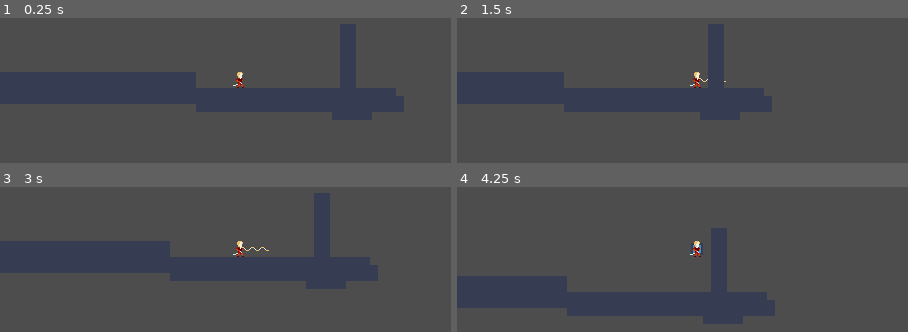
Above: before the commit, frames 1-4 (two rows, left to right).
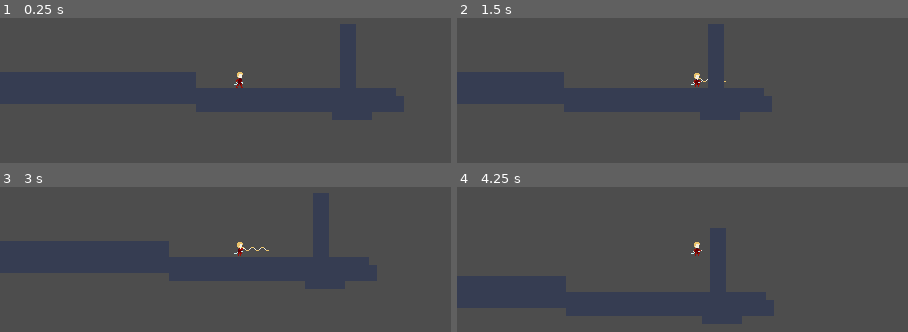
Above: after the commit, the same moments.

Repository: Zac707/into-the-night
Game: Godot game, scene res://Scenes/test_scene.tscn
The game is run twice, just before and just after one commit, with the same random seed, the same clock (stepped at 60 frames per second) and the same inputs. The project has no main scene, so this scene is started directly. The engine's default icon, where the game draws it, is replaced by a stand-in: a white triangle on a blue panel in a dark square.
Inputs (mouse positions are in pixels of both pictures, inside the frame that each line leads up to):
- Up to frame 1 (0.25 s): no input
- Up to frame 2 (1.5 s): tap Enter at 0.5 s; move the mouse to (804, 65) at 0.52 s; hold Right (right) from 0.53 s (still down); tap Space (jump) at 0.6, 0.77, 1.07 s; move the mouse to (601, 93) at 1.27 s; click (601, 93) at 1.35 s
- Up to frame 3 (3 s): tap Space (jump) at 1.52, 1.55, 1.82, 2.1 s; move the mouse to (288, 189) at 2.02 s; release Right (right) at 2.03 s; hold Left (left) 2.03-2.78 s; move the mouse to (216, 303) at 2.77 s; hold Right (right) from 2.78 s (still down); click (216, 303) at 2.85 s
- Up to frame 4 (4.25 s): keep holding Right (right); tap Space (jump) at 3.02, 3.05, 3.32, 3.6, 3.77, 4.07 s; move the mouse to (840, 289) at 3.52 s

The runs differ from the first frame. In frame 1, less than 0.1% of the frame differs, in the area x 51-55%, y 37-49%; in frame 2, 0.1%; in frame 3, 0.1%; in frame 4, 0.1%.

Commit message:
rudimentäres Animationssystem hinzugefügt
Freeze bei noch nicht exisierenden Animationen die abgefragt werden (nach links). Alle außer Attack haben noch keine Richtungsbestimmung. Hook und Walljump müssen jeweils in Phasen aufgeteilt werden, damit die Animation Sinn ergibt

Diff:
--- a/Scenes/player_test.tscn
+++ b/Scenes/player_test.tscn
@@ -2,8 +2,8 @@
 
 [ext_resource type="Script" uid="uid://b0p8xkarp2jqr" path="res://Scripts/player_test.gd" id="1_mnirw"]
 [ext_resource type="Texture2D" uid="uid://h0kulcf6uu6a" path="res://icon.svg" id="2_8dx66"]
-[ext_resource type="Texture2D" uid="uid://camq16ifbcen7" path="res://Assets/char_idle.png" id="2_mnirw"]
 [ext_resource type="PackedScene" uid="uid://dw0p11nvbd1vu" path="res://Scenes/hook_test.tscn" id="3_psp7o"]
+[ext_resource type="Texture2D" uid="uid://e7mjwon4by0j" path="res://Assets/Main_Char-Sheet.png" id="3_qki6r"]
 [ext_resource type="Script" uid="uid://dw8iif45yptk" path="res://Scripts/pivot.gd" id="3_wln50"]
 [ext_resource type="Script" uid="uid://ccirysva1gbnx" path="res://Scripts/state_machine.gd" id="5_wln50"]
 [ext_resource type="Script" uid="uid://bqe1mfvswyh1g" path="res://Scripts/Player States/player_idle.gd" id="6_lbtjm"]
@@ -22,38 +22,15 @@
 [sub_resource type="CanvasItemMaterial" id="CanvasItemMaterial_qki6r"]
 
 [sub_resource type="RectangleShape2D" id="RectangleShape2D_e0b2u"]
-size = Vector2(6, 14)
+size = Vector2(5, 14)
 
 [sub_resource type="CapsuleShape2D" id="CapsuleShape2D_8dx66"]
 radius = 4.0
 height = 14.0
 
 [sub_resource type="CapsuleShape2D" id="CapsuleShape2D_qki6r"]
-radius = 3.0
+radius = 2.0
 height = 14.0
-
-[sub_resource type="Animation" id="Animation_qki6r"]
-resource_name = "Attack"
-length = 0.25
-tracks/0/type = "method"
-tracks/0/imported = false
-tracks/0/enabled = true
-tracks/0/path = NodePath("../../StateMachine/PlayerAttack")
-tracks/0/interp = 1
-tracks/0/loop_wrap = true
-tracks/0/keys = {
-"times": PackedFloat32Array(0.25),
-"transitions": PackedFloat32Array(1),
-"values": [{
-"args": [],
-"method": &"attack_finished"
-}]
-}
-
-[sub_resource type="AnimationLibrary" id="AnimationLibrary_prfrf"]
-_data = {
-&"Attack": SubResource("Animation_qki6r")
-}
 
 [sub_resource type="AnimationNodeBlendSpace2D" id="AnimationNodeBlendSpace2D_67lvd"]
 
@@ -96,6 +73,303 @@
 states/Run/position = Vector2(402, 212)
 transitions = ["Idle", "Jump", SubResource("AnimationNodeStateMachineTransition_g3wa8"), "Idle", "Run", SubResource("An …(342 unchanged characters)…
 
+[sub_resource type="Animation" id="Animation_prfrf"]
+resource_name = "Aerial_Attack_Down"
+length = 0.3
+tracks/0/type = "value"
+tracks/0/imported = false
+tracks/0/enabled = true
+tracks/0/path = NodePath("PlayerSprite:frame")
+tracks/0/interp = 1
+tracks/0/loop_wrap = true
+tracks/0/keys = {
+"times": PackedFloat32Array(0, 0.15),
+"transitions": PackedFloat32Array(1, 1),
+"update": 0,
+"values": [14, 15]
+}
+tracks/1/type = "method"
+tracks/1/imported = false
+tracks/1/enabled = true
+tracks/1/path = NodePath("StateMachine/PlayerAttack")
+tracks/1/interp = 1
+tracks/1/loop_wrap = true
+tracks/1/keys = {
+"times": PackedFloat32Array(0.3),
+"transitions": PackedFloat32Array(1),
+"values": [{
+"args": [],
+"method": &"attack_finished"
+}]
+}
+
+[sub_resource type="Animation" id="Animation_67lvd"]
+resource_name = "Aerial_Attack_Right"
+length = 0.3
+tracks/0/type = "value"
+tracks/0/imported = false
+tracks/0/enabled = true
+tracks/0/path = NodePath("PlayerSprite:frame")
+tracks/0/interp = 1
+tracks/0/loop_wrap = true
+tracks/0/keys = {
+"times": PackedFloat32Array(0, 0.15),
+"transitions": PackedFloat32Array(1, 1),
+"update": 0,
+"values": [12, 13]
+}
+tracks/1/type = "method"
+tracks/1/imported = false
+tracks/1/enabled = true
+tracks/1/path = NodePath("StateMachine/PlayerAttack")
+tracks/1/interp = 1
+tracks/1/loop_wrap = true
+tracks/1/keys = {
+"times": PackedFloat32Array(0.3),
+"transitions": PackedFloat32Array(1),
+"values": [{
+"args": [],
+"method": &"attack_finished"
+}]
+}
+
+[sub_resource type="Animation" id="Animation_sduab"]
+resource_name = "Aerial_Attack_Up"
+length = 0.3
+tracks/0/type = "value"
+tracks/0/imported = false
+tracks/0/enabled = true
+tracks/0/path = NodePath("PlayerSprite:frame")
+tracks/0/interp = 1
+tracks/0/loop_wrap = true
+tracks/0/keys = {
+"times": PackedFloat32Array(0, 0.15),
+"transitions": PackedFloat32Array(1, 1),
+"update": 0,
+"values": [10, 11]
+}
+tracks/1/type = "method"
+tracks/1/imported = false
+tracks/1/enabled = true
+tracks/1/path = NodePath("StateMachine/PlayerAttack")
+tracks/1/interp = 1
+tracks/1/loop_wrap = true
+tracks/1/keys = {
+"times": PackedFloat32Array(0.3),
+"transitions": PackedFloat32Array(1),
+"values": [{
+"args": [],
+"method": &"attack_finished"
+}]
+}
+
+[sub_resource type="Animation" id="Animation_e0rbb"]
+resource_name = "Aerial_Hookshot"
+length = 0.3
+tracks/0/type = "value"
+tracks/0/imported = false
+tracks/0/enabled = true
+tracks/0/path = NodePath("PlayerSprite:frame")
+tracks/0/interp = 1
+tracks/0/loop_wrap = true
+tracks/0/keys = {
+"times": PackedFloat32Array(0, 0.16666667),
+"transitions": PackedFloat32Array(1, 1),
+"update": 0,
+"values": [21, 22]
+}
+
+[sub_resource type="Animation" id="Animation_tvrp7"]
+resource_name = "Attack_Right"
+length = 0.3
+tracks/0/type = "value"
+tracks/0/imported = false
+tracks/0/enabled = true
+tracks/0/path = NodePath("PlayerSprite:frame")
+tracks/0/interp = 1
+tracks/0/loop_wrap = true
+tracks/0/keys = {
+"times": PackedFloat32Array(0, 0.15),
+"transitions": PackedFloat32Array(1, 1),
+"update": 0,
+"values": [6, 7]
+}
+tracks/1/type = "method"
+tracks/1/imported = false
+tracks/1/enabled = true
+tracks/1/path = NodePath("StateMachine/PlayerAttack")
+tracks/1/interp = 1
+tracks/1/loop_wrap = true
+tracks/1/keys = {
+"times": PackedFloat32Array(0.3),
+"transitions": PackedFloat32Array(1),
+"values": [{
+"args": [],
+"method": &"attack_finished"
+}]
+}
+
+[sub_resource type="Animation" id="Animation_1klfb"]
+resource_name = "Attack_Up"
+length = 0.3
+tracks/0/type = "value"
+tracks/0/imported = false
+tracks/0/enabled = true
+tracks/0/path = NodePath("PlayerSprite:frame")
+tracks/0/interp = 1
+tracks/0/loop_wrap = true
+tracks/0/keys = {
+"times": PackedFloat32Array(0, 0.15),
+"transitions": PackedFloat32Array(1, 1),
+"update": 0,
+"values": [8, 9]
+}
+tracks/1/type = "method"
+tracks/1/imported = false
+tracks/1/enabled = true
+tracks/1/path = NodePath("StateMachine/PlayerAttack")
+tracks/1/interp = 1
+tracks/1/loop_wrap = true
+tracks/1/keys = {
+"times": PackedFloat32Array(0.3),
+"transitions": PackedFloat32Array(1),
+"values": [{
+"args": [],
+"method": &"attack_finished"
+}]
+}
+
+[sub_resource type="Animation" id="Animation_oy2dr"]
+resource_name = "Fall"
+length = 0.15
+loop_mode = 1
+tracks/0/type = "value"
+tracks/0/imported = false
+tracks/0/enabled = true
+tracks/0/path = NodePath("PlayerSprite:frame")
+tracks/0/interp = 0
+tracks/0/loop_wrap = true
+tracks/0/keys = {
+"times": PackedFloat32Array(0),
+"transitions": PackedFloat32Array(1),
+"update": 0,
+"values": [18]
+}
+
+[sub_resource type="Animation" id="Animation_q526i"]
+resource_name = "Hookshot"
+length = 0.3
+tracks/0/type = "value"
+tracks/0/imported = false
+tracks/0/enabled = true
+tracks/0/path = NodePath("PlayerSprite:frame")
+tracks/0/interp = 1
+tracks/0/loop_wrap = true
+tracks/0/keys = {
+"times": PackedFloat32Array(0, 0.16666667),
+"transitions": PackedFloat32Array(1, 1),
+"update": 0,
+"values": [20, 22]
+}
+
+[sub_resource type="Animation" id="Animation_g3wa8"]
+resource_name = "Idle"
+length = 0.3
+loop_mode = 1
+tracks/0/type = "value"
+tracks/0/imported = false
+tracks/0/enabled = true
+tracks/0/path = NodePath("PlayerSprite:frame")
+tracks/0/interp = 1
+tracks/0/loop_wrap = true
+tracks/0/keys = {
+"times": PackedFloat32Array(0, 0.15),
+"transitions": PackedFloat32Array(1, 1),
+"update": 0,
+"values": [0, 1]
+}
+
+[sub_resource type="Animation" id="Animation_hlwpc"]
+resource_name = "Jump"
+length = 0.45
+tracks/0/type = "value"
+tracks/0/imported = false
+tracks/0/enabled = true
+tracks/0/path = NodePath("PlayerSprite:frame")
+tracks/0/interp = 0
+tracks/0/loop_wrap = true
+tracks/0/keys = {
+"times": PackedFloat32Array(0, 0.15, 0.3),
+"transitions": PackedFloat32Array(1, 1, 1),
+"update": 1,
+"values": [16, 17, 18]
+}
+
+[sub_resource type="Animation" id="Animation_aeet5"]
+length = 0.001
+tracks/0/type = "value"
+tracks/0/imported = false
+tracks/0/enabled = true
+tracks/0/path = NodePath("PlayerSprite:frame")
+tracks/0/interp = 1
+tracks/0/loop_wrap = true
+tracks/0/keys = {
+"times": PackedFloat32Array(0),
+"transitions": PackedFloat32Array(1),
+"update": 1,
+"values": [0]
+}
+
+[sub_resource type="Animation" id="Animation_d8csw"]
+resource_name = "Run"
+length = 0.6
+loop_mode = 1
+tracks/0/type = "value"
+tracks/0/imported = false
+tracks/0/enabled = true
+tracks/0/path = NodePath("PlayerSprite:frame")
+tracks/0/interp = 0
+tracks/0/loop_wrap = true
+tracks/0/keys = {
+"times": PackedFloat32Array(0, 0.15, 0.3, 0.45),
+"transitions": PackedFloat32Array(1, 1, 1, 1),
+"update": 0,
+"values": [2, 3, 4, 5]
+}
+
+[sub_resource type="Animation" id="Animation_sdx7n"]
+resource_name = "Walljump"
+length = 0.3
+tracks/0/type = "value"
+tracks/0/imported = false
+tracks/0/enabled = true
+tracks/0/path = NodePath("PlayerSprite:frame")
+tracks/0/interp = 1
+tracks/0/loop_wrap = true
+tracks/0/keys = {
+"times": PackedFloat32Array(0, 0.26666668),
+"transitions": PackedFloat32Array(1, 1),
+"update": 0,
+"values": [19, 18]
+}
+
+[sub_resource type="AnimationLibrary" id="AnimationLibrary_e0rbb"]
+_data = {
+&"Aerial_Attack_Down": SubResource("Animation_prfrf"),
+&"Aerial_Attack_Right": SubResource("Animation_67lvd"),
+&"Aerial_Attack_Up": SubResource("Animation_sduab"),
+&"Aerial_Hookshot": SubResource("Animation_e0rbb"),
+&"Attack_Right": SubResource("Animation_tvrp7"),
+&"Attack_Up": SubResource("Animation_1klfb"),
+&"Fall": SubResource("Animation_oy2dr"),
+&"Hookshot": SubResource("Animation_q526i"),
+&"Idle": SubResource("Animation_g3wa8"),
+&"Jump": SubResource("Animation_hlwpc"),
+&"RESET": SubResource("Animation_aeet5"),
+&"Run": SubResource("Animation_d8csw"),
+&"Walljump": SubResource("Animation_sdx7n")
+}
+
 [node name="Player" type="CharacterBody2D" unique_id=399473781 node_paths=PackedStringArray("attack_component", "health_component", "animation_player") groups=["Player"]]
 script = ExtResource("1_mnirw")
 fling_decay_curve = SubResource("Curve_0asfq")
@@ -111,7 +385,9 @@
 texture = ExtResource("2_8dx66")
 
 [node name="PlayerSprite" type="Sprite2D" parent="." unique_id=152419327]
-texture = ExtResource("2_mnirw")
+position = Vector2(9, 0)
+texture = ExtResource("3_qki6r")
+hframes = 23
 
 [node name="PlayerCollision" type="CollisionShape2D" parent="." unique_id=23757872]
 position = Vector2(0, 1)
@@ -182,20 +458,17 @@
 [node name="InvulnerabilityTimer" type="Timer" parent="HealthComponent" unique_id=1463742143]
 wait_time = 2.0
 
-[node name="AnimationPlayer" type="AnimationPlayer" parent="." unique_id=484185555]
-root_node = NodePath("AnimationTree")
-libraries/ = SubResource("AnimationLibrary_prfrf")
-
-[node name="AnimationTree" type="AnimationTree" parent="AnimationPlayer" unique_id=1326958441]
-root_node = NodePath(".")
+[node name="AnimationTree" type="AnimationTree" parent="." unique_id=1326958441]
 tree_root = SubResource("AnimationNodeStateMachine_sdx7n")
-anim_player = NodePath("..")
 parameters/Attack/blend_position = Vector2(0, 0)
 parameters/Hook/blend_position = Vector2(0, 0)
 parameters/Idle/blend_position = Vector2(0, 0)
 parameters/Jump/blend_position = Vector2(0, 0)
 parameters/Run/blend_position = Vector2(0, 0)
 
+[node name="AnimationPlayer" type="AnimationPlayer" parent="." unique_id=6165253]
+libraries/ = SubResource("AnimationLibrary_e0rbb")
+
 [connection signal="new_direction" from="." to="Pivot" method="_on_player_new_direction"]
 [connection signal="hooked" from="Pivot/Hook" to="StateMachine/PlayerHook" method="_on_hook_hooked"]
 [connection signal="unhooked" from="Pivot/Hook" to="StateMachine/PlayerHook" method="_on_hook_unhooked"]
--- a/Scripts/Player States/player_attack.gd
+++ b/Scripts/Player States/player_attack.gd
@@ -11,6 +11,7 @@
 func enter():
 	directional_input = PlayerMovement.get_last_direction_pressed(player)
 
+	# downward attack should not be possible on floor, change to whicheve side was pressed last
 	if player.is_on_floor():
 		if directional_input == Vector2(0, 1):
 			var new_direction = player.last_horizontal_direction_pressed
@@ -18,10 +19,28 @@
 				directional_input = Vector2(1, 0)
 			else:
 				directional_input = Vector2(-1, 0)
+		# play the correct animation on the floor
+		if directional_input == Vector2(0, -1):
+			player.animation_player.play("Attack_Up")
+		else:
+			var new_direction = player.last_horizontal_direction_pressed
+			print (new_direction)
+			if new_direction == "right":
+				player.animation_player.play("Attack_Right")
+			else :
+				player.animation_player.play("Attack_Left")
+	else:
+		if directional_input == Vector2(1, 0):
+			player.animation_player.play("Aerial_Attack_Right")
+		elif directional_input == Vector2(-1, 0):
+			player.animation_player.play("Aerial_Attack_Left")
+		elif directional_input == Vector2(0, 1):
+			player.animation_player.play("Aerial_Attack_Down")
+		elif directional_input == Vector2(0, -1):
+			player.animation_player.play("Aerial_Attack_Up")
 
 	player.attack_component.position = directional_input * Vector2(15, 15)
 	player.attack_component.rotation = Vector2.UP.angle_to(directional_input)
-	player.animation_player.play("Attack")
 
 
 func exit():
--- a/Scripts/Player States/player_fall.gd
+++ b/Scripts/Player States/player_fall.gd
@@ -9,7 +9,7 @@
 
 
 func enter():
-	pass
+	player.animation_player.play("Fall")
 
 
 func exit():
--- a/Scripts/Player States/player_hook.gd
+++ b/Scripts/Player States/player_hook.gd
@@ -10,8 +10,10 @@
 
 
 func enter():
-	# Do NOT reset _is_hooked here — hooked signal may fire before transition completes
-	pass
+	if player.is_on_floor():
+		player.animation_player.play("Hookshot")
+	else:
+		player.animation_player.play("AerialHookshot")
 
 
 func exit():
--- a/Scripts/Player States/player_idle.gd
+++ b/Scripts/Player States/player_idle.gd
@@ -5,7 +5,7 @@
 
 
 func enter():
-	pass
+	player.animation_player.play("Idle")
 
 
 func exit():
--- a/Scripts/Player States/player_jump.gd
+++ b/Scripts/Player States/player_jump.gd
@@ -8,6 +8,7 @@
 
 
 func enter():
+	player.animation_player.play("Jump")
 	_jump()
 
 
--- a/Scripts/Player States/player_run.gd
+++ b/Scripts/Player States/player_run.gd
@@ -8,7 +8,7 @@
 
 
 func enter():
-	pass
+	player.animation_player.play("Run")
 
 
 func exit():
--- a/Scripts/Player States/player_walljump.gd
+++ b/Scripts/Player States/player_walljump.gd
@@ -13,8 +13,9 @@
 
 
 func enter():
+	player.animation_player.play("Walljump")
+
 	player.velocity.y = max(-20.0, player.velocity.y)
-	walljump_indicator.visible = true
 	jump_executed = false
 	time_until_transition = 0.0
 	var wall_normal = player.get_wall_normal()
Binary file added: Assets/Main_Char-Sheet.png
Not shown, added: Assets/Main_Char-Sheet.png.import
Binary file added: Assets/Main_cahr_sprite_sheet.png
Not shown, added: Assets/Main_cahr_sprite_sheet.png.import
